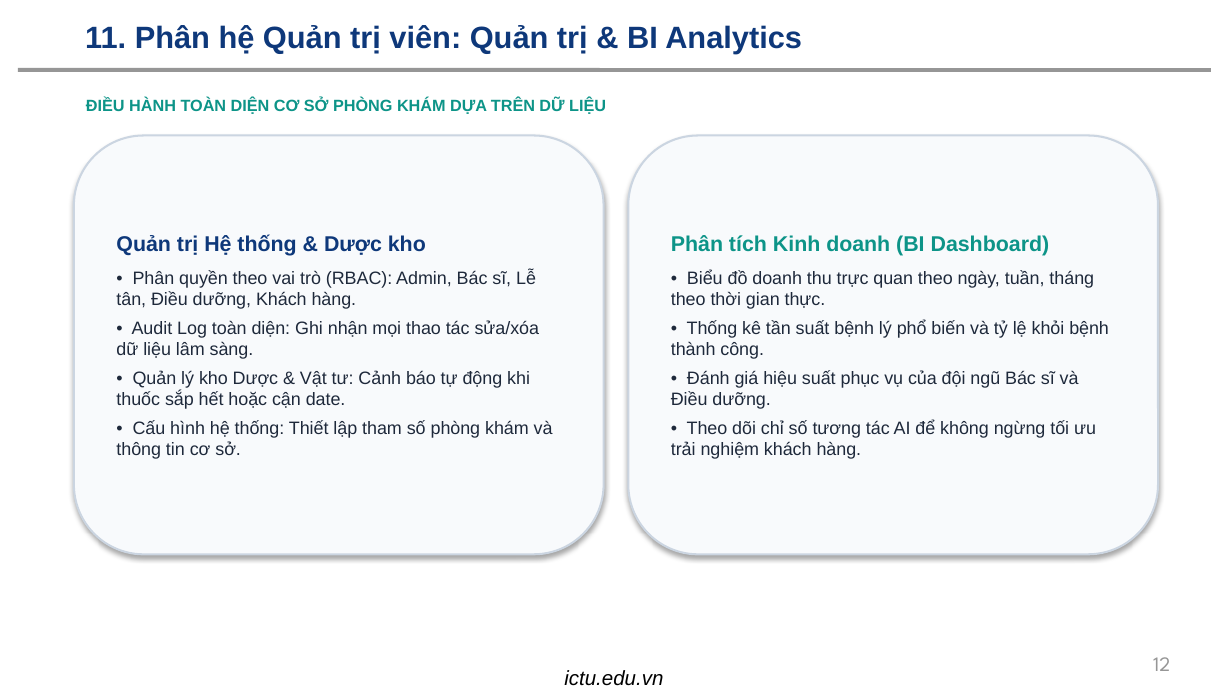
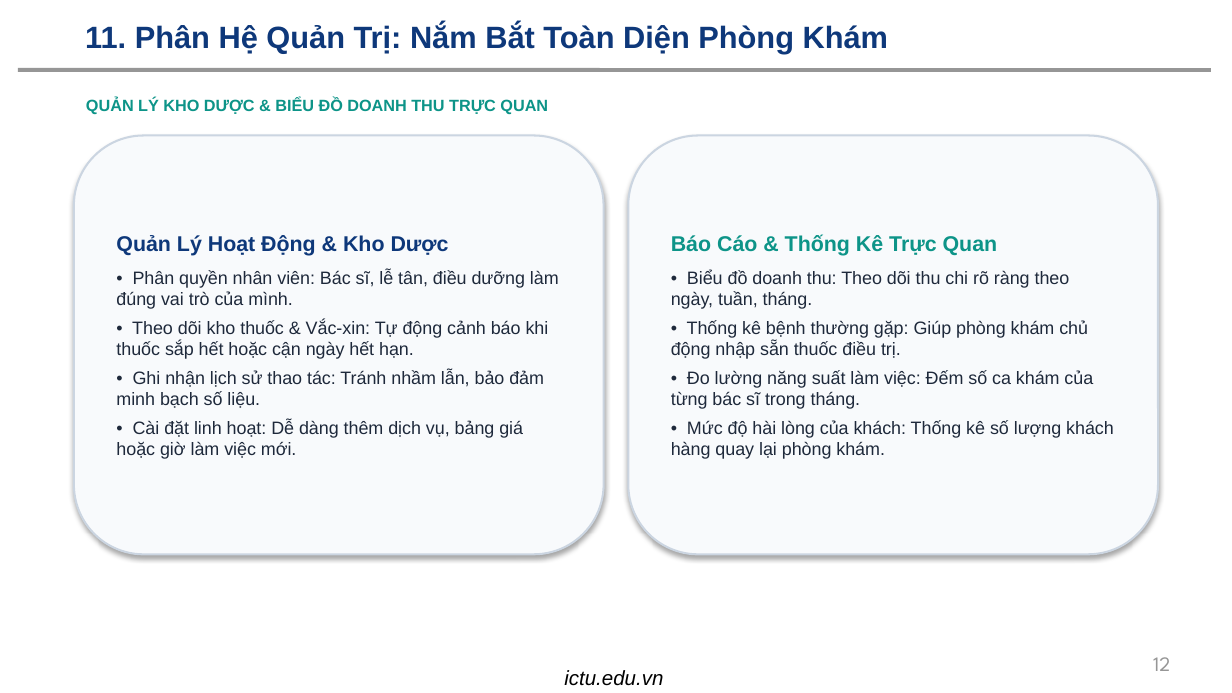
Before and after one commit to dtc245200209-lang/HE-THONG-QUAN-LY-THU-CUNG-VA-LICH-CHAM-SOC-CO-TICH-HOP-AI, a slide deck: slide 12 of BAO_CAO_THUYET_TRINH_PETCARE_AI.pptx. Drawn at 1232x693 pixels with LibreOffice and Linux fonts; fonts in the diff are those of the drawing; background and template pictures are left out. Boxes give left, top, right and bottom in pixels: in the first picture for what was removed or moved away, otherwise in the second. Text is boxed around its words. In the diff, an @@ line names an element or a change of style, - is before the commit and + after.

Commit message:
docs: Don gian hoa noi dung slide thuyet trinh, loai bo thuat toan phuc tap

```diff
--- a/BAO_CAO_THUYET_TRINH_PETCARE_AI.pptx
+++ b/BAO_CAO_THUYET_TRINH_PETCARE_AI.pptx
@@ title at bbox=[85, 23, 889, 53]: text changed @@
-11. Phân hệ Quản trị viên: Quản trị & BI Analytics
+11. Phân Hệ Quản Trị: Nắm Bắt Toàn Diện Phòng Khám
@@ text at bbox=[86, 97, 548, 114]: text changed @@
-ĐIỀU HÀNH TOÀN DIỆN CƠ SỞ PHÒNG KHÁM DỰA TRÊN DỮ LIỆU
+QUẢN LÝ KHO DƯỢC & BIỂU ĐỒ DOANH THU TRỰC QUAN
@@ text in rounded rectangle at bbox=[116, 235, 559, 459]: text changed @@
-Quản trị Hệ thống & Dược kho
-• Phân quyền theo vai trò (RBAC): Admin, Bác sĩ, Lễ tân, Điều dưỡng, Khách hàng.
-• Audit Log toàn diện: Ghi nhận mọi thao tác sửa/xóa dữ liệu lâm sàng.
-• Quản lý kho Dược & Vật tư: Cảnh báo tự động khi thuốc sắp hết hoặc cận date.
-• Cấu hình hệ thống: Thiết lập tham số phòng khám và thông tin cơ sở.
+Quản Lý Hoạt Động & Kho Dược
+• Phân quyền nhân viên: Bác sĩ, lễ tân, điều dưỡng làm đúng vai trò của mình.
+• Theo dõi kho thuốc & Vắc-xin: Tự động cảnh báo khi thuốc sắp hết hoặc cận ngày hết hạn.
+• Ghi nhận lịch sử thao tác: Tránh nhầm lẫn, bảo đảm minh bạch số liệu.
+• Cài đặt linh hoạt: Dễ dàng thêm dịch vụ, bảng giá hoặc giờ làm việc mới.
@@ text in rounded rectangle at bbox=[671, 235, 1114, 459]: text changed @@
-Phân tích Kinh doanh (BI Dashboard)
-• Biểu đồ doanh thu trực quan theo ngày, tuần, tháng theo thời gian thực.
-• Thống kê tần suất bệnh lý phổ biến và tỷ lệ khỏi bệnh thành công.
-• Đánh giá hiệu suất phục vụ của đội ngũ Bác sĩ và Điều dưỡng.
-• Theo dõi chỉ số tương tác AI để không ngừng tối ưu trải nghiệm khách hàng.
+Báo Cáo & Thống Kê Trực Quan
+• Biểu đồ doanh thu: Theo dõi thu chi rõ ràng theo ngày, tuần, tháng.
+• Thống kê bệnh thường gặp: Giúp phòng khám chủ động nhập sẵn thuốc điều trị.
+• Đo lường năng suất làm việc: Đếm số ca khám của từng bác sĩ trong tháng.
+• Mức độ hài lòng của khách: Thống kê số lượng khách hàng quay lại phòng khám.
```
Also in this commit, not shown: 13 other slides changed, 2 other files.
